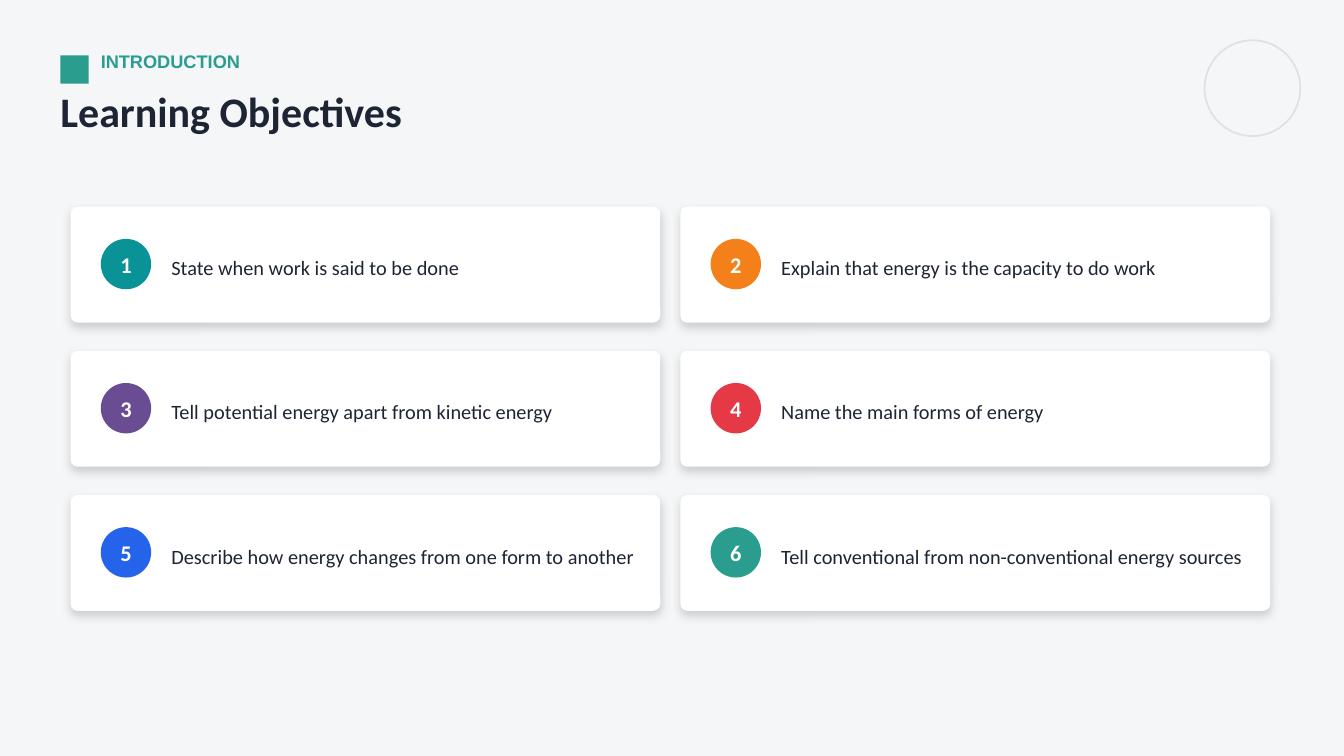
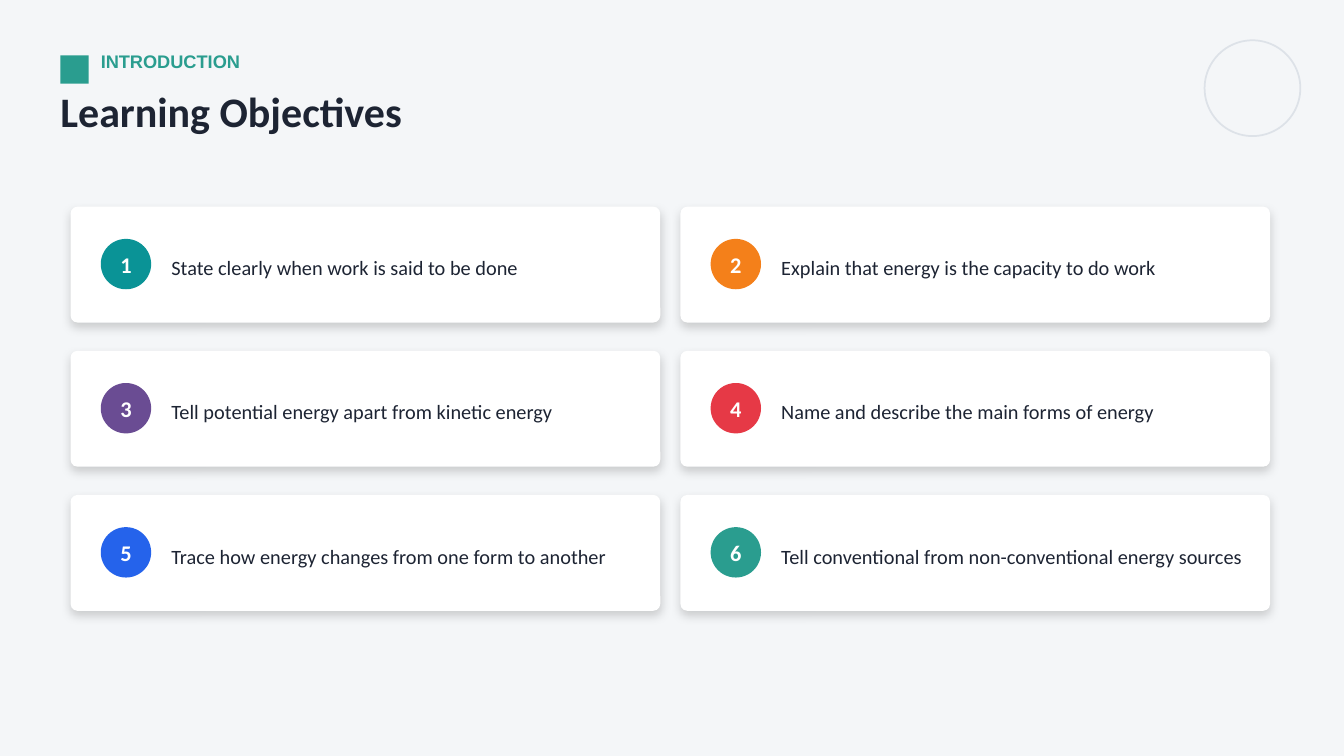
Before and after one commit to parmeshwars2911/MyFirstAR, a slide deck: slide 2 of ppt/MH_Grade06/MH06_S25_Work_and_Energy.pptx. Drawn at 1344x756 pixels with LibreOffice and Linux fonts; fonts in the diff are those of the drawing. Boxes give left, top, right and bottom in pixels: in the first picture for what was removed or moved away, otherwise in the second. Text is boxed around its words. In the diff, an @@ line names an element or a change of style, - is before the commit and + after.

```diff
--- a/ppt/MH_Grade06/MH06_S25_Work_and_Energy.pptx
+++ b/ppt/MH_Grade06/MH06_S25_Work_and_Energy.pptx
@@ text at [171,261,517,279]: text changed @@
-State when work is said to be done
+State clearly when work is said to be done
@@ text at [781,405,1153,423]: text changed @@
-Name the main forms of energy
+Name and describe the main forms of energy
@@ text at [171,550,606,568]: text changed @@
-Describe how energy changes from one form to another
+Trace how energy changes from one form to another
```
Also in this commit, not shown: 7 other slides changed, 14 slides added, 6 other files.
